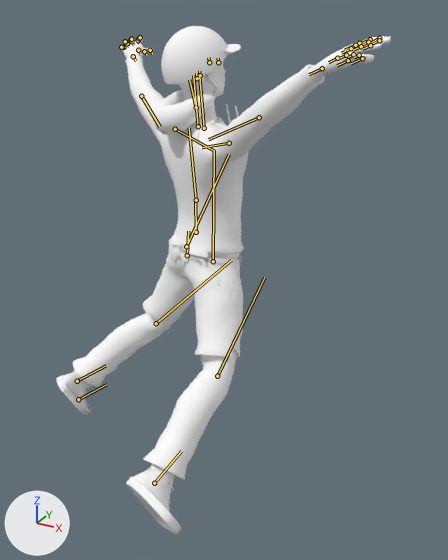
What one commit did to the glTF model assets/models/rider.glb.
Before and after are seen from a 50 mm camera at (1.23, -1.94, 1.86) aimed at (0.14, 0.05, 0.86). The lights are fixed; the arrows at lower left show +X, +Y and +Z. The picture after the commit comes second. Both versions are drawn at frame 18 of the action 'nothing'; the numbers are the values there. The bones that change, and the others that lie on the model, are drawn over the model as lines.

Objects in the first picture: 'arms_skin', 'body', 'hair', 'helmet_1', 'helmet_2', 'legs_skin', 'pants_0', 'pants_1', 'shoes_0', 'shoes_1', 'top_0', 'top_1', 'top_2'.
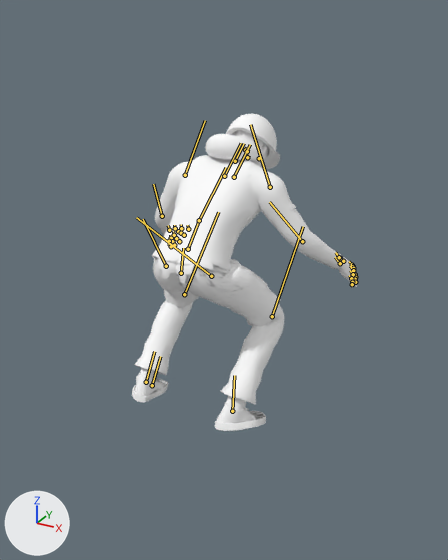
Scene script edits in JSON lines:
```json
{"block": "bone_pelvis", "where": "bone_pelvis = bpy.data.objects['Armature'].pose.bones['pelvis']  # child of 'root'"}
{"op": "set", "path": "bone_pelvis.location", "old": "(0.0, 0.0, 0.0)", "new": "(0.0, -0.058, 0.048)"}
{"op": "set", "path": "bone_pelvis.rotation_quaternion", "old": "(0.965, -0.055, -0.258, 0.003)", "new": "(0.992, -0.12, -0.008, 0.0)", "note": "degrees (-7, -30, 2) -> degrees (-14, -1, 0)"}
{"block": "bone_spine", "where": "bone_spine = bpy.data.objects['Armature'].pose.bones['spine']  # child of 'pelvis'"}
{"op": "set", "path": "bone_spine.rotation_quaternion", "old": "(0.999, 0.035, 0.0, 0.0)", "new": "(0.967, -0.249, 0.0, 0.0)", "note": "degrees (4, 0, 0) -> degrees (-29, 0, 0)"}
{"block": "bone_chest", "where": "bone_chest = bpy.data.objects['Armature'].pose.bones['chest']  # child of 'spine'"}
{"op": "set", "path": "bone_chest.rotation_quaternion", "old": "(0.999, 0.052, 0.0, 0.0)", "new": "(0.996, -0.083, 0.0, 0.0)", "note": "degrees (6, 0, 0) -> degrees (-9, 0, 0)"}
{"block": "bone_neck", "where": "bone_neck = bpy.data.objects['Armature'].pose.bones['neck']  # child of 'chest'"}
{"op": "set", "path": "bone_neck.rotation_quaternion", "old": "(0.996, 0.087, 0.035, -0.003)", "new": "(1.0, -0.014, 0.001, 0.0)", "note": "degrees (10, 4, 0) -> degrees (-2, 0, 0)"}
{"block": "bone_upperarm_l", "where": "bone_upperarm_l = bpy.data.objects['Armature'].pose.bones['upperarm_l']  # child of 'clavicle_l'"}
{"op": "set", "path": "bone_upperarm_l.rotation_quaternion", "old": "(0.6, 0.138, 0.177, -0.768)", "new": "(0.883, 0.407, 0.077, -0.177)", "note": "degrees (-7, 25, -106) -> degrees (47, 17, -15)"}
{"block": "bone_lowerarm_l", "where": "bone_lowerarm_l = bpy.data.objects['Armature'].pose.bones['lowerarm_l']  # child of 'upperarm_l'"}
{"op": "set", "path": "bone_lowerarm_l.rotation_quaternion", "old": "(0.988, 0.156, 0.0, 0.0)", "new": "(0.941, 0.336, 0.0, 0.0)", "note": "degrees (18, 0, 0) -> degrees (39, 0, 0)"}
{"block": "bone_upperarm_r", "where": "bone_upperarm_r = bpy.data.objects['Armature'].pose.bones['upperarm_r']  # child of 'clavicle_r'"}
{"op": "set", "path": "bone_upperarm_r.rotation_quaternion", "old": "(0.6, 0.138, -0.177, 0.768)", "new": "(0.883, 0.407, -0.077, 0.177)", "note": "degrees (-7, -25, 106) -> degrees (47, -17, 15)"}
{"block": "bone_lowerarm_r", "where": "bone_lowerarm_r = bpy.data.objects['Armature'].pose.bones['lowerarm_r']  # child of 'upperarm_r'"}
{"op": "set", "path": "bone_lowerarm_r.rotation_quaternion", "old": "(0.988, 0.156, 0.0, 0.0)", "new": "(0.941, 0.336, 0.0, 0.0)", "note": "degrees (18, 0, 0) -> degrees (39, 0, 0)"}
{"block": "bone_thigh_l", "where": "bone_thigh_l = bpy.data.objects['Armature'].pose.bones['thigh_l']  # child of 'pelvis'"}
{"op": "set", "path": "bone_thigh_l.rotation_quaternion", "old": "(0.978, -0.086, -0.017, -0.19)", "new": "(0.861, 0.476, 0.067, -0.123)", "note": "degrees (-9, -4, -22) -> degrees (57, 14, -9)"}
{"block": "bone_shin_l", "where": "bone_shin_l = bpy.data.objects['Armature'].pose.bones['shin_l']  # child of 'thigh_l'"}
{"op": "set", "path": "bone_shin_l.rotation_quaternion", "old": "(0.966, -0.259, 0.0, 0.0)", "new": "(0.715, -0.693, 0.0, 0.0)", "note": "degrees (-30, 0, 0) -> degrees (-88, 0, 0)"}
{"block": "bone_foot_l", "where": "bone_foot_l = bpy.data.objects['Armature'].pose.bones['foot_l']  # child of 'shin_l'"}
{"op": "set", "path": "bone_foot_l.rotation_quaternion", "old": "(0.988, -0.156, 0.0, 0.0)", "new": "(0.975, 0.213, 0.0, 0.0)", "note": "degrees (-18, 0, 0) -> degrees (25, 0, 0)"}
{"block": "bone_thigh_r", "where": "bone_thigh_r = bpy.data.objects['Armature'].pose.bones['thigh_r']  # child of 'pelvis'"}
{"op": "set", "path": "bone_thigh_r.rotation_quaternion", "old": "(0.978, -0.086, 0.017, 0.19)", "new": "(0.861, 0.476, -0.067, 0.123)", "note": "degrees (-9, 4, 22) -> degrees (57, -14, 9)"}
{"block": "bone_shin_r", "where": "bone_shin_r = bpy.data.objects['Armature'].pose.bones['shin_r']  # child of 'thigh_r'"}
{"op": "set", "path": "bone_shin_r.rotation_quaternion", "old": "(0.966, -0.259, 0.0, 0.0)", "new": "(0.715, -0.693, 0.0, 0.0)", "note": "degrees (-30, 0, 0) -> degrees (-88, 0, 0)"}
{"block": "bone_foot_r", "where": "bone_foot_r = bpy.data.objects['Armature'].pose.bones['foot_r']  # child of 'shin_r'"}
{"op": "set", "path": "bone_foot_r.rotation_quaternion", "old": "(0.988, -0.156, 0.0, 0.0)", "new": "(0.975, 0.213, 0.0, 0.0)", "note": "degrees (-18, 0, 0) -> degrees (25, 0, 0)"}
```

Pixel boxes (x1, y1, x2, y2) of what changed, in the pictures (448 x 560 px):
```json
{"object": "top_1", "change": "posed", "before": [125, 55, 325, 268], "after": [152, 134, 343, 283], "on screen": "30% shorter"}
{"object": "pants_0", "change": "posed", "before": [73, 252, 243, 480], "after": [134, 258, 284, 405], "on screen": "12% narrower, 35% shorter"}
{"object": "pants_1", "change": "posed", "before": [143, 254, 243, 357], "after": [153, 258, 280, 326], "on screen": "27% wider, 34% shorter"}
{"object": "helmet_1", "change": "posed", "before": [161, 26, 229, 100], "after": [226, 114, 277, 165]}
{"object": "body", "change": "posed", "before": [120, 36, 391, 258], "after": [173, 144, 357, 290], "on screen": "mostly hidden afterwards"}
{"object": "shoes_1", "change": "posed", "before": [56, 371, 182, 535], "after": [132, 368, 266, 431], "on screen": "6% wider, 61% shorter"}
{"object": "shoes_0", "change": "posed", "before": [57, 370, 176, 534], "after": [133, 374, 265, 431], "on screen": "11% wider, 65% shorter"}
{"object": "legs_skin", "change": "posed", "before": [124, 253, 235, 388], "after": [162, 264, 275, 336], "on screen": "mostly hidden"}
{"object": "hair", "change": "posed", "before": [179, 70, 212, 95], "after": [234, 130, 269, 154]}
{"object": "arms_skin", "change": "posed", "before": [126, 52, 326, 168], "after": [338, 260, 346, 271], "on screen": "mostly hidden"}
{"object": "top_2", "change": "posed", "before": [161, 118, 219, 152], "after": [181, 155, 260, 195]}
{"object": "helmet_2", "change": "posed", "before": [224, 44, 241, 54], "after": [232, 132, 280, 169], "on screen": "mostly hidden"}
{"object": "top_0", "change": "posed", "before": [151, 103, 238, 269], "after": [159, 199, 296, 283]}
{"bone": "pelvis", "before": "(187, 255) to (188, 231)", "after": "(181, 273) to (183, 248)"}
{"bone": "spine", "before": "(196, 232) to (195, 200)", "after": "(188, 249) to (199, 220)"}
{"bone": "chest", "before": "(196, 200) to (189, 128)", "after": "(199, 220) to (226, 167)"}
{"bone": "neck", "before": "(196, 107) to (189, 79)", "after": "(235, 161) to (244, 143)"}
{"bone": "upperarm_l", "before": "(175, 129) to (214, 151)", "after": "(185, 175) to (205, 120)"}
{"bone": "lowerarm_l", "before": "(141, 96) to (160, 127)", "after": "(162, 216) to (153, 184)"}
{"bone": "upperarm_r", "before": "(229, 143) to (202, 147)", "after": "(270, 187) to (250, 124)"}
{"bone": "lowerarm_r", "before": "(259, 117) to (208, 139)", "after": "(302, 241) to (269, 202)"}
{"bone": "thigh_l", "before": "(186, 246) to (229, 154)", "after": "(166, 266) to (143, 219)"}
{"bone": "shin_l", "before": "(156, 323) to (231, 260)", "after": "(184, 294) to (218, 212)"}
{"bone": "foot_l", "before": "(77, 381) to (106, 365)", "after": "(146, 382) to (154, 351)"}
{"bone": "thigh_r", "before": "(213, 261) to (214, 150)", "after": "(211, 276) to (136, 217)"}
{"bone": "shin_r", "before": "(217, 376) to (264, 277)", "after": "(272, 316) to (303, 226)"}
{"bone": "foot_r", "before": "(154, 483) to (181, 451)", "after": "(232, 411) to (234, 375)"}
```
